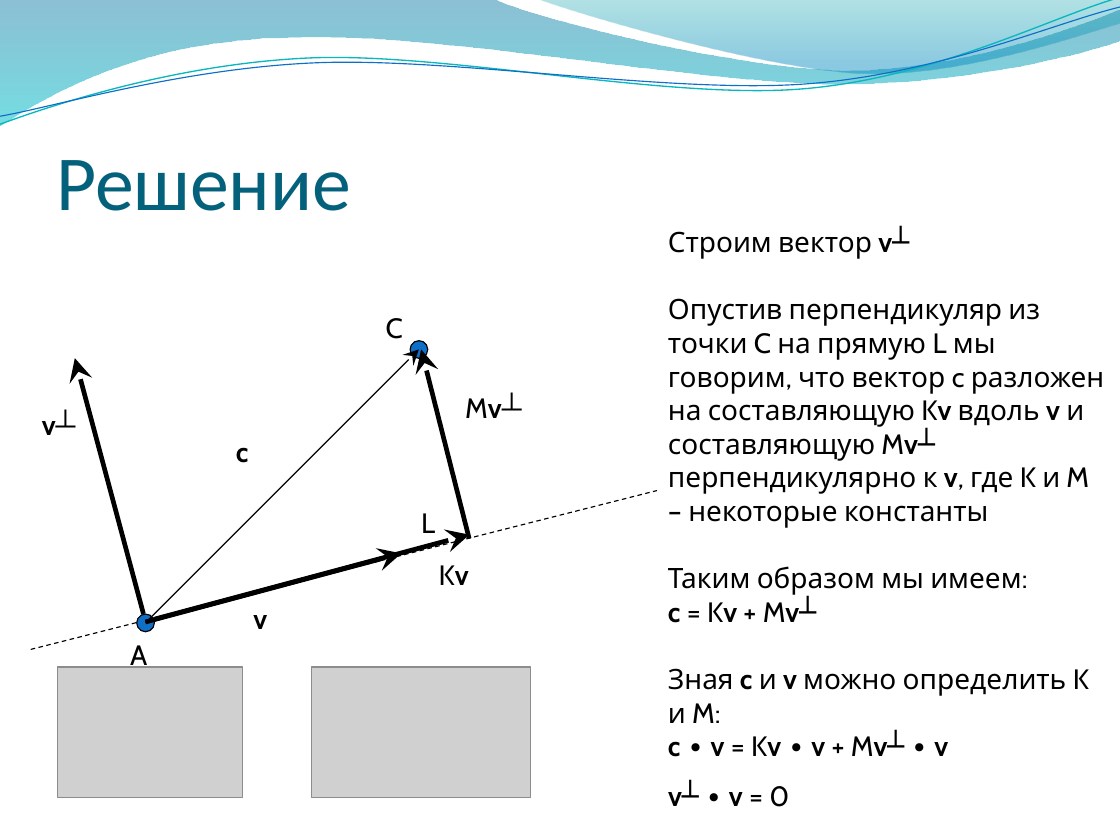
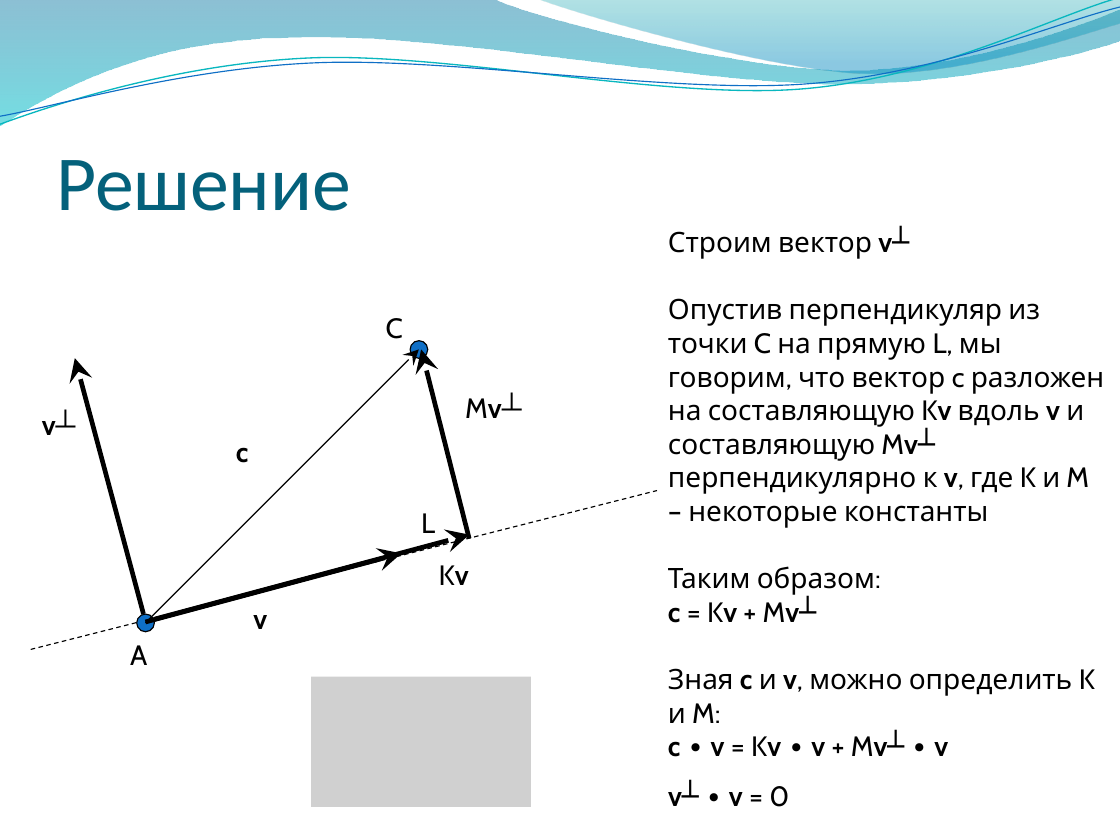
Before and after one commit to alexey-malov/cg-course, a slide deck: slide 37 of lectures/03 - Векторный анализ, трансформации и матрицы.pptx. Drawn at 1120x840 pixels with LibreOffice and Linux fonts; fonts in the diff are those of the drawing; grey boxes stand for pictures; background and template pictures are left out. Boxes give left, top, right and bottom in pixels: in the first picture for what was removed or moved away, otherwise in the second. Text is boxed around its words. In the diff, an @@ line names an element or a change of style, - is before the commit and + after.

```diff
--- a/lectures/03 - Векторный анализ, трансформации и матрицы.pptx
+++ b/lectures/03 - Векторный анализ, трансформации и матрицы.pptx
@@ text at [668,298,1104,757]: text changed @@
-Опустив перпендикуляр из точки C на прямую L мы говорим, что вектор c разложен на составляющую Kv вдоль v и составляющую Mv┴ перпендикулярно к v, где K и M – некоторые константы
-Таким образом мы имеем:
-c = Kv + Mv┴
-Зная c и v можно определить K и M:
-c ∙ v = Kv ∙ v + Mv┴ ∙ v
+Опустив перпендикуляр из точки C на прямую L, мы говорим, что вектор c разложен на составляющую Kv вдоль v и составляющую Mv┴ перпендикулярно к v, где K и M – некоторые константы
+Таким образом:
+c = Kv + Mv┴
+Зная c и v, можно определить K и M:
+c ∙ v = Kv ∙ v + Mv┴ ∙ v
@@ picture removed at [57,666,242,796] @@
@@ picture: place and size @@
-picture at [311,666,531,796]
+picture at [311,676,531,806]
```
Also in this commit, not shown: 20 other slides changed, 5 slides added, 1 slide removed, 1 other file.
